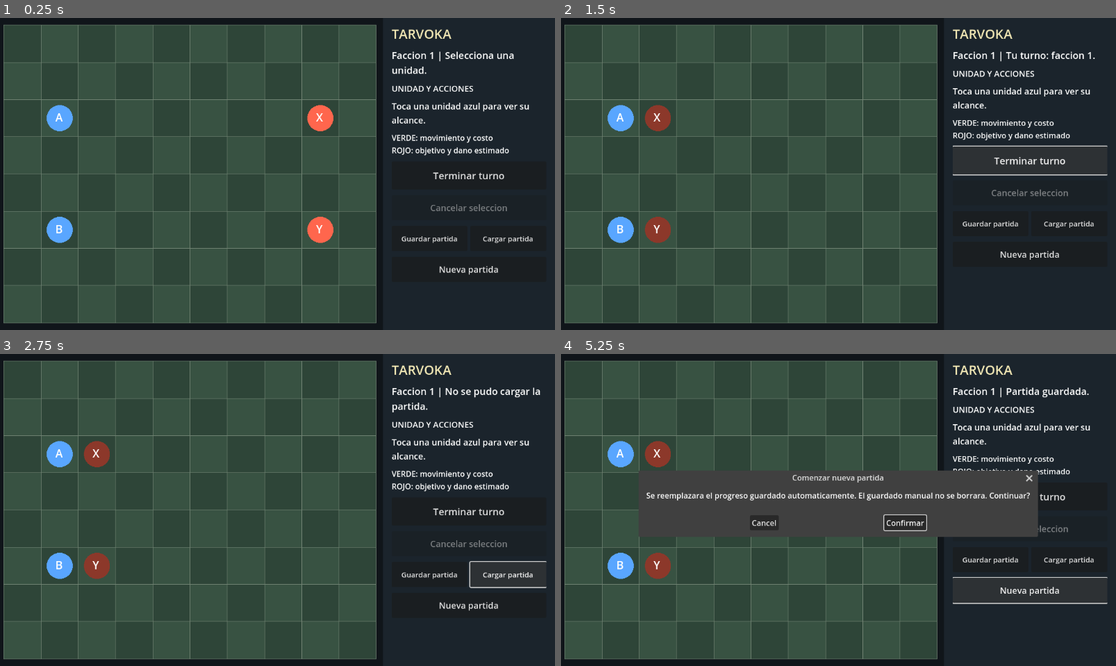
Above: before the commit, frames 1-4 (two rows, left to right).
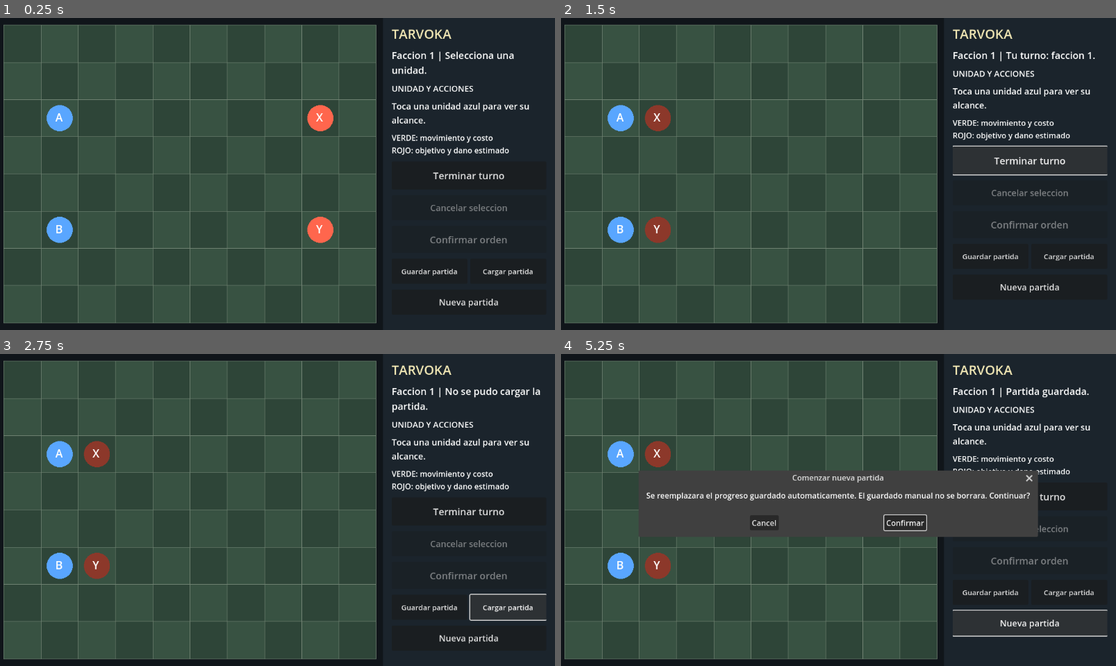
Above: after the commit, the same moments.

Repository: edwinrodri12/Tarvoka
Game: Godot game, scene res://scenes/Main.tscn
The game is run twice, just before and just after one commit, with the same random seed, the same clock (stepped at 60 frames per second) and the same inputs.
Inputs:
- Up to frame 1 (0.25 s): no input
- Up to frame 2 (1.5 s): click "Terminar turno" at 0.5 s; click "Terminar turno" at 1.25 s
- Up to frame 3 (2.75 s): click "Cargar partida" at 2 s
- Up to frame 4 (5.25 s): click "Cargar partida" at 2.75 s; click "Guardar partida" at 3.5 s; click "Guardar partida" at 4.25 s; click "Nueva partida" at 5 s

The runs differ from the first frame. In frame 1, 0.7% of the frame differs, in the area x 72-96%, y 69-93%; in frame 2, 0.7%; in frame 3, 1.0%; in frame 4, 1.2%, in the area x 70-99%, y 65-91%.

Commit message:
feat(p0): preview and confirm safe tactical orders
Two-stage legal movement/attacks enabled in Main, yellow preview, confirm via second tap or sidebar, cancel and stale-order revalidation; preserve immediate action default for existing isolated tests. Godot CI 42887793941 SUCCESS, Android debug export 42887793823 SUCCESS. Physical-device behavior not yet verified.

Diff:
--- a/scripts/ui/Main.gd
+++ b/scripts/ui/Main.gd
@@ -8,6 +8,7 @@
 var autosave_alert: Label
 var end_button: Button
 var cancel_button: Button
+var confirm_button: Button
 var new_game_dialog: ConfirmationDialog
 
 # Named controls are exposed for headless layout and victory-state regressions.
@@ -43,6 +44,7 @@
     board.size_flags_vertical = Control.SIZE_EXPAND_FILL
     board.custom_minimum_size = Vector2(240, 220)
     board_holder.add_child(board)
+    board.require_order_confirmation = true
     # Only the real scene restores saved progress. Detached board tests start fresh.
     board.autosave_enabled = true
     board.resume_autosave()
@@ -139,6 +141,13 @@
     cancel_button.pressed.connect(_cancel_selection)
     panel.add_child(cancel_button)
 
+    confirm_button = Button.new()
+    confirm_button.text = "Confirmar orden"
+    confirm_button.custom_minimum_size.y = 56
+    confirm_button.add_theme_font_size_override("font_size", 20)
+    confirm_button.pressed.connect(_confirm_order)
+    panel.add_child(confirm_button)
+
     var saves := HBoxContainer.new()
     saves.add_theme_constant_override("separation", 6)
     panel.add_child(saves)
@@ -202,6 +211,7 @@
     var winner := int(board.state.get("winner", -1))
     end_button.disabled = winner != -1 or (board.ai_enabled and int(board.state.get("faction", 0)) != 0)
     cancel_button.disabled = board.selected_id.is_empty()
+    confirm_button.disabled = board.pending_order.is_empty()
     result_banner.visible = winner != -1
     if winner == 0:
         result_title.text = "VICTORIA"
@@ -233,3 +243,6 @@
 
 func _cancel_selection() -> void:
     board.cancel_selection()
+
+func _confirm_order() -> void:
+    board.confirm_pending_order()
--- a/scripts/ui/TouchBoard.gd
+++ b/scripts/ui/TouchBoard.gd
@@ -13,6 +13,8 @@
 var autosave_path := "user://tarvoka_autosave_v1.json"
 var autosave_warning := ""
 var selected_id := ""
+var require_order_confirmation := false # Main enables safer two-stage taps; legacy test boards remain immediate.
+var pending_order: Dictionary = {}
 var message := "Selecciona una unidad."
 var touch_origin := Vector2.ZERO
 var touch_active := false
@@ -38,6 +40,7 @@
         {"id":"Y","faction":1,"hp":8,"pos":Vector2i(8,5),"move_points":3,"attack":4,"defense":0,"cover":0,"acted":false}
     ], terrain)
     selected_id = ""
+    pending_order.clear()
     message = "Selecciona una unidad."
     _write_autosave(false)
     queue_redraw()
@@ -84,6 +87,10 @@
         if str(unit["id"]) == selected_id:
             draw_arc(center, tile * 0.42, 0, TAU, 32, Color.YELLOW, 3.0)
         draw_string(font, center + Vector2(-tile*0.11,tile*0.10), str(unit["id"]), HORIZONTAL_ALIGNMENT_LEFT, -1, int(max(12,tile*0.30)), Color.WHITE)
+    if pending_order.has("cell"):
+        var preview_cell: Vector2i = pending_order["cell"]
+        var preview_pos: Vector2 = origin + Vector2(preview_cell) * tile
+        draw_rect(Rect2(preview_pos, Vector2.ONE * tile), Color(1.0, 0.86, 0.20), false, 4.0)
     # Put expected damage above the enemy tile, after units are drawn so it stays readable.
     for destination in hints["attacks"]:
         if tile >= 33.0:
@@ -94,11 +101,78 @@
                 int(max(11.0, tile * 0.22)), Color(1.0, 0.88, 0.60))
 
 func cancel_selection() -> void:
-    if selected_id.is_empty():
-        return
-    selected_id = ""
+    if selected_id.is_empty() and pending_order.is_empty():
+        return
+    selected_id = ""
+    pending_order.clear()
     message = "Seleccion cancelada."
     queue_redraw()
+
+func confirm_pending_order() -> bool:
+    if pending_order.is_empty():
+        return false
+    var order: Dictionary = pending_order.duplicate(true)
+    var committed := _commit_order(order)
+    queue_redraw()
+    return committed
+
+func _request_order(cell: Vector2i, target: Dictionary) -> void:
+    var hints: Dictionary = TacticalHints.for_unit(state, selected_id)
+    var enemy_id := str(target.get("id", ""))
+    var kind := "attack" if not target.is_empty() else "move"
+    var legal: bool = bool(hints["attacks"].has(cell)) if kind == "attack" else bool(hints["moves"].has(cell))
+    if not legal:
+        pending_order.clear()
+        message = "Accion no permitida."
+        return
+    var order: Dictionary = {"unit_id": selected_id, "cell": cell, "kind": kind, "target_id": enemy_id}
+    if require_order_confirmation and pending_order != order:
+        pending_order = order
+        if kind == "attack":
+            var damage := int(hints["attacks"][cell]["damage"])
+            message = "Atacar %s (-%d). Toca el objetivo otra vez o Confirmar orden." % [enemy_id, damage]
+        else:
+            message = "Mover a (%d,%d). Toca otra vez o Confirmar orden." % [cell.x + 1, cell.y + 1]
+        return
+    _commit_order(order)
+
+func _commit_order(order: Dictionary) -> bool:
+    # State can change between preview and confirmation; never trust a stale hint.
+    var unit_id := str(order.get("unit_id", ""))
+    var cell = order.get("cell", null)
+    var kind := str(order.get("kind", ""))
+    var enemy_id := str(order.get("target_id", ""))
+    pending_order.clear()
+    if unit_id.is_empty() or unit_id != selected_id or not (cell is Vector2i):
+        message = "Orden cancelada."
+        return false
+    if int(state.get("winner", -1)) != -1 or (ai_enabled and int(state.get("faction", -1)) != 0):
+        message = "Orden cancelada."
+        return false
+    var hints: Dictionary = TacticalHints.for_unit(state, unit_id)
+    var result: Dictionary = {}
+    if kind == "attack":
+        if not hints["attacks"].has(cell) or str(hints["attacks"][cell]["id"]) != enemy_id:
+            message = "Objetivo ya no disponible."
+            return false
+        result = Session.attack(state, unit_id, enemy_id)
+    elif kind == "move":
+        if not hints["moves"].has(cell):
+            message = "Destino ya no disponible."
+            return false
+        result = Session.move(state, unit_id, cell)
+    else:
+        message = "Orden no valida."
+        return false
+    if not result.get("valid", false):
+        message = "Accion no permitida."
+        return false
+    state = result["state"]
+    _write_autosave()
+    var winner := int(state.get("winner", -1))
+    message = "Victoria de faccion %d." % (winner + 1) if winner != -1 else "Accion realizada."
+    selected_id = ""
+    return true
 
 func selected_unit_summary() -> String:
     return TacticalHints.unit_summary(state, selected_id)
@@ -149,6 +223,7 @@
             target = unit
             break
     if not target.is_empty() and int(target["faction"]) == int(state["faction"]):
+        pending_order.clear()
         var tapped_id := str(target["id"])
         if tapped_id == selected_id:
             selected_id = ""
@@ -160,19 +235,7 @@
             selected_id = tapped_id
             message = "Unidad " + selected_id + " seleccionada."
     elif not selected_id.is_empty():
-        var action: Dictionary
-        if not target.is_empty():
-            action = Session.attack(state, selected_id, str(target["id"]))
-        else:
-            action = Session.move(state, selected_id, cell)
-        if action.get("valid",false):
-            state = action["state"]
-            _write_autosave()
-            var winner := int(state.get("winner", -1))
-            message = "Victoria de faccion %d." % (winner + 1) if winner != -1 else "Accion realizada."
-            selected_id = ""
-        else:
-            message = "Accion no permitida."
+        _request_order(cell, target)
     queue_redraw()
 
 func finish_turn() -> void:
@@ -184,6 +247,7 @@
         return
     state = result["state"]
     selected_id = ""
+    pending_order.clear()
     message = "Turno de faccion " + str(state["faction"] + 1)
     if ai_enabled and int(state["faction"]) == 1:
         _play_ai_turn()
@@ -224,6 +288,7 @@
         return false
     state = restored
     selected_id = ""
+    pending_order.clear()
     var loaded_winner := int(state.get("winner", -1))
     message = "Victoria de faccion %d." % (loaded_winner + 1) if loaded_winner != -1 else "Partida cargada."
     if bool(report["recovered"]):
@@ -244,6 +309,7 @@
         return false
     state = restored
     selected_id = ""
+    pending_order.clear()
     message = "Se recupero una copia anterior de la partida." if bool(report["recovered"]) else "Partida recuperada automaticamente."
     if ai_enabled and int(state.get("faction", -1)) == 1 and int(state.get("winner", -1)) == -1:
         _play_ai_turn()
--- /dev/null
+++ b/tests/test_confirm_orders.gd
@@ -0,0 +1,86 @@
+extends SceneTree
+
+const Board = preload("res://scripts/ui/TouchBoard.gd")
+const Session = preload("res://scripts/core/BattleSession.gd")
+
+func _initialize() -> void:
+    call_deferred("_run")
+
+func _run() -> void:
+    var board = Board.new()
+    board.size = Vector2(800, 640)
+    board.ai_enabled = false
+    board.require_order_confirmation = true
+    root.add_child(board)
+    var original: Dictionary = board.state.duplicate(true)
+
+    board._tap(Vector2(120, 200)) # Friendly A
+    assert(board.selected_id == "A")
+    board._tap(Vector2(200, 200)) # Legal movement to (2,2) previews only
+    assert(board.state == original)
+    assert(board.pending_order["kind"] == "move")
+    assert(board.pending_order["cell"] == Vector2i(2, 2))
+    assert(board.message.contains("Confirmar orden"))
+    assert(board.confirm_pending_order())
+    assert(board.state["units"][0]["pos"] == Vector2i(2, 2))
+    assert(board.selected_id == "")
+    assert(board.pending_order.is_empty())
+    assert(not board.confirm_pending_order())
+
+    # A different tap updates the preview, never executes the first target.
+    board.new_game()
+    var initial: Dictionary = board.state.duplicate(true)
+    board._tap(Vector2(120, 200))
+    board._tap(Vector2(200, 200))
+    board._tap(Vector2(280, 200)) # New destination (3,2)
+    assert(board.state == initial)
+    assert(board.pending_order["cell"] == Vector2i(3, 2))
+    board.cancel_selection()
+    assert(board.pending_order.is_empty())
+    assert(board.state == initial)
+
+    # Tap the same valid destination twice: confirm without sidebar button.
+    board._tap(Vector2(120, 200))
+    board._tap(Vector2(200, 200))
+    board._tap(Vector2(200, 200))
+    assert(board.state["units"][0]["pos"] == Vector2i(2, 2))
+
+    # Enemy target also requires a preview, and uses the authoritative combat.
+    board.new_game()
+    var near_units: Array = board.state["units"].duplicate(true)
+    near_units[2]["pos"] = Vector2i(2, 2)
+    board.state = Session.start(near_units, board.state["terrain"])
+    var near_snapshot: Dictionary = board.state.duplicate(true)
+    board._tap(Vector2(120, 200))
+    board._tap(Vector2(200, 200))
+    assert(board.pending_order["kind"] == "attack")
+    assert(board.message.contains("-5"))
+    assert(board.state == near_snapshot)
+    board._tap(Vector2(200, 200))
+    assert(board.state["units"][2]["hp"] == 3)
+    assert(board.pending_order.is_empty())
+
+    # Stale targets are revalidated at confirmation, never an implicit attack.
+    board.new_game()
+    near_units = board.state["units"].duplicate(true)
+    near_units[2]["pos"] = Vector2i(2, 2)
+    board.state = Session.start(near_units, board.state["terrain"])
+    board._tap(Vector2(120, 200))
+    board._tap(Vector2(200, 200))
+    board.state["units"][2]["pos"] = Vector2i(8, 2) # Enemy moved by another action
+    var before_reject: Dictionary = board.state.duplicate(true)
+    assert(not board.confirm_pending_order())
+    assert(board.state == before_reject)
+    assert(board.pending_order.is_empty())
+
+    # Turn transition clears any unconfirmed order (the AI is not involved).
+    board.new_game()
+    board._tap(Vector2(120, 200))
+    board._tap(Vector2(200, 200))
+    assert(not board.pending_order.is_empty())
+    board.finish_turn()
+    assert(board.pending_order.is_empty())
+
+    board.queue_free()
+    print("PASS staged orders: movement, same-target confirm, attack, cancel, stale target and turn reset")
+    quit(0)
